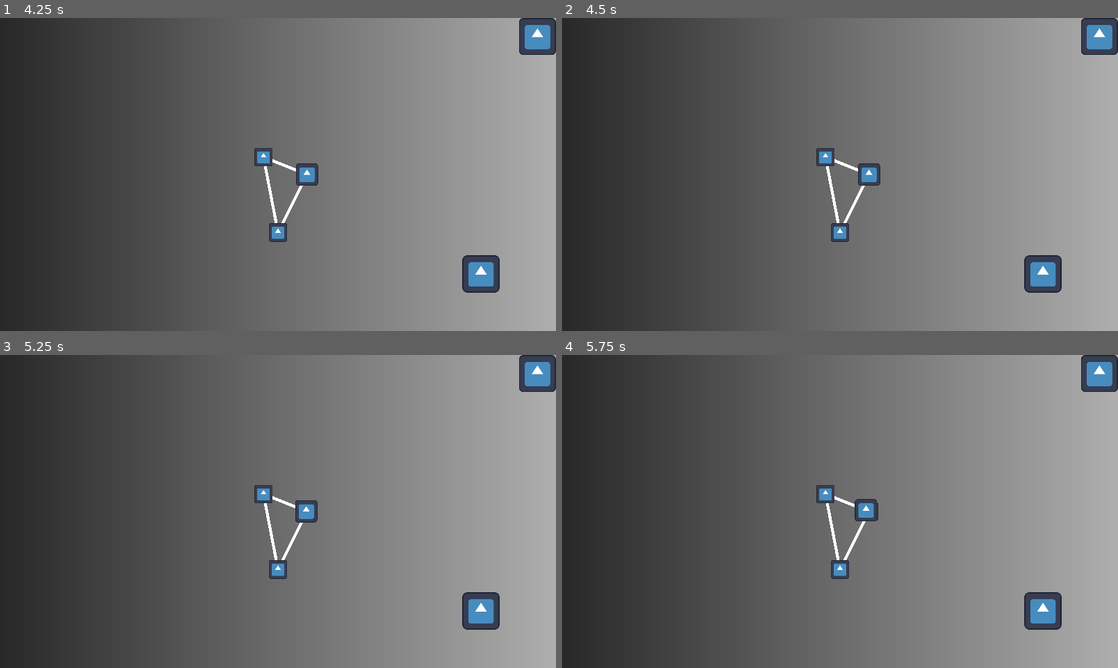
Above: before the commit, frames 1-4 (two rows, left to right).
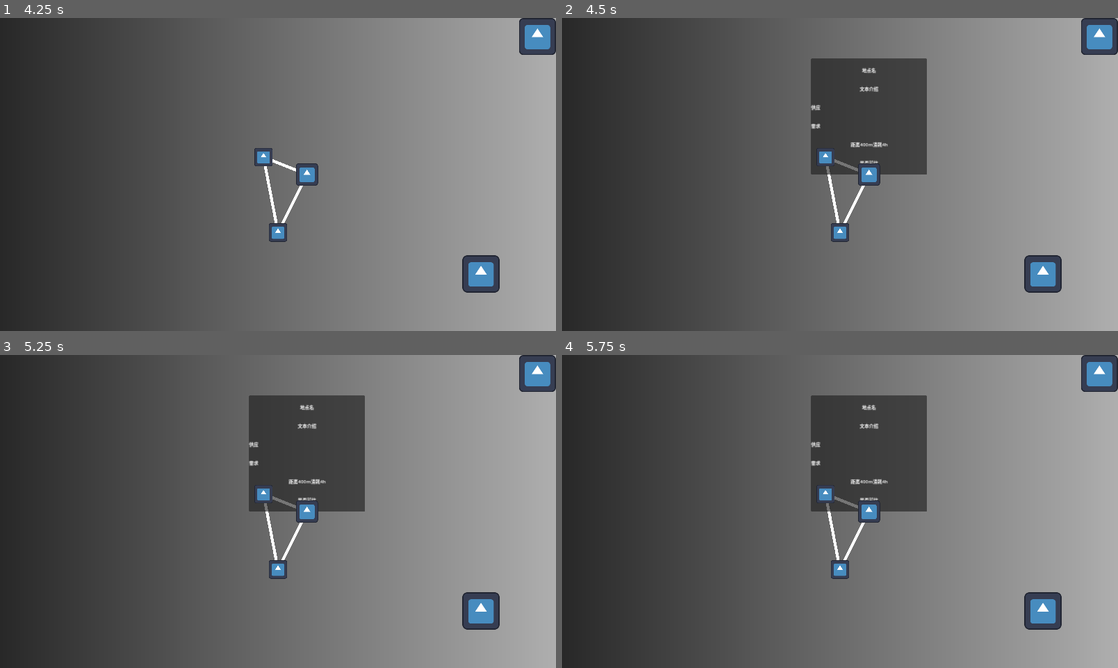
Above: after the commit, the same moments.

Repository: lxdua/EndingLine
Game: Godot game, scene res://Scene/BaseScene/base_scene.tscn
Two runs of this game, one before a commit and one after it. Both use one fixed random seed, a clock stepped at 60 frames per second and the inputs below. The engine's default icon, where the game draws it, is replaced by a stand-in: a white triangle on a blue panel in a dark square.
Inputs (mouse positions are in pixels of both pictures, inside the frame that each line leads up to):
- Up to frame 1 (4.25 s): click (278, 312) at 0.5 s; click (483, 274) at 1.25 s; tap Enter at 2, 3.5 s; move the mouse to (283, 165) at 2.02 s; press the mouse at (283, 165) at 2.03 s; tap Space at 2.75 s; move the mouse to (272, 193) at 2.77 s; release the mouse at (272, 193) at 2.78 s; hold A 2.78-3.53 s; click (272, 193) at 2.85 s; move the mouse to (294, 202) at 3.52 s; press the mouse at (294, 202) at 3.53 s
- Up to frame 2 (4.5 s): tap Space at 4.25 s; move the mouse to (867, 174) at 4.27 s; release the mouse at (867, 174) at 4.28 s; click (867, 174) at 4.35 s
- Up to frame 3 (5.25 s): tap Enter at 5 s; move the mouse to (261, 492) at 5.02 s; press the mouse at (261, 492) at 5.03 s; hold A from 5.03 s (still down)
- Up to frame 4 (5.75 s): keep holding A

Frame 1 is identical in both runs. In frame 2, 7.3% of the frame differs, in the area x 44-66%, y 12-50%; in frame 3, 7.4%; in frame 4, 7.5%, in the area x 44-66%, y 12-54%.

Commit message:
地标信息

Diff:
--- a/endinglinetry/Scene/RouteSelectionScene/Station/station.gd
+++ b/endinglinetry/Scene/RouteSelectionScene/Station/station.gd
@@ -5,10 +5,25 @@
 var station_position: Vector2
 
 @onready var route_selection: RouteSelectionScene = $"../../.."
+@onready var content_container: PanelContainer = $ContentContainer
 
 func _ready() -> void:
 	global_position = station_position
+	route_selection.destination_id_update.connect(on_destination_id_update)
 
 func _on_station_area_input_event(viewport: Node, event: InputEvent, shape_idx: int) -> void:
 	if event.is_action_pressed("mouse_left"):
 		route_selection.destination_id = station_id
+		show_station_content()
+
+func on_destination_id_update(id: int):
+	if id == station_id:
+		show_station_content()
+	else:
+		hide_station_content()
+
+func show_station_content():
+	content_container.show()
+
+func hide_station_content():
+	content_container.hide()
--- a/endinglinetry/Scene/RouteSelectionScene/Station/station.tscn
+++ b/endinglinetry/Scene/RouteSelectionScene/Station/station.tscn
@@ -18,4 +18,56 @@
 [node name="StationCollisionShape" type="CollisionShape2D" parent="StationArea"]
 shape = SubResource("CircleShape2D_v20il")
 
+[node name="ContentContainer" type="PanelContainer" parent="."]
+visible = false
+anchors_preset = 7
+anchor_left = 0.5
+anchor_top = 1.0
+anchor_right = 0.5
+anchor_bottom = 1.0
+offset_left = -200.0
+offset_top = -400.0
+offset_right = 200.0
+grow_horizontal = 2
+grow_vertical = 0
+
+[node name="VBoxContainer" type="VBoxContainer" parent="ContentContainer"]
+layout_mode = 2
+theme_override_constants/separation = 40
+alignment = 1
+
+[node name="NameLabel" type="Label" parent="ContentContainer/VBoxContainer"]
+layout_mode = 2
+text = "地点名"
+horizontal_alignment = 1
+
+[node name="TipLabel" type="Label" parent="ContentContainer/VBoxContainer"]
+layout_mode = 2
+text = "文本介绍"
+horizontal_alignment = 1
+
+[node name="SupplyContainer" type="HBoxContainer" parent="ContentContainer/VBoxContainer"]
+layout_mode = 2
+
+[node name="Label" type="Label" parent="ContentContainer/VBoxContainer/SupplyContainer"]
+layout_mode = 2
+text = "供应"
+
+[node name="DemandContainer" type="HBoxContainer" parent="ContentContainer/VBoxContainer"]
+layout_mode = 2
+
+[node name="Label" type="Label" parent="ContentContainer/VBoxContainer/DemandContainer"]
+layout_mode = 2
+text = "需求"
+
+[node name="Label" type="Label" parent="ContentContainer/VBoxContainer"]
+layout_mode = 2
+text = "距离400m消耗4h"
+horizontal_alignment = 1
+
+[node name="AskLabel" type="Label" parent="ContentContainer/VBoxContainer"]
+layout_mode = 2
+text = "是否前往"
+horizontal_alignment = 1
+
 [connection signal="input_event" from="StationArea" to="." method="_on_station_area_input_event"]
--- a/endinglinetry/Scene/RouteSelectionScene/route_selection_scene.gd
+++ b/endinglinetry/Scene/RouteSelectionScene/route_selection_scene.gd
@@ -110,7 +110,10 @@
 var destination_id: int:
 	set(v):
 		destination_id = v
+		destination_id_update.emit(v)
 		print("新终点为", v)
+
+signal destination_id_update(id: int)
 
 var current_station_id: int
 
